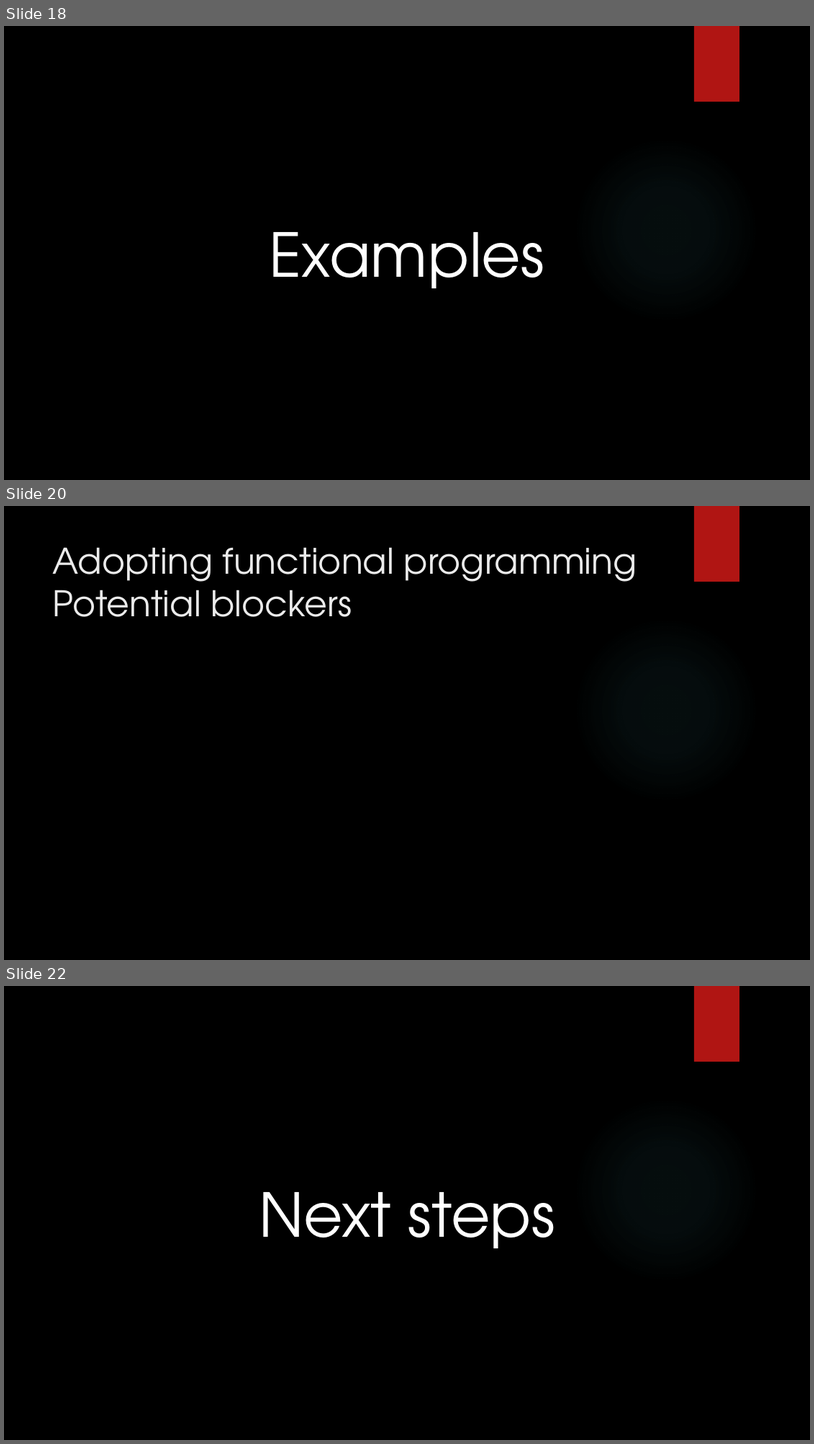
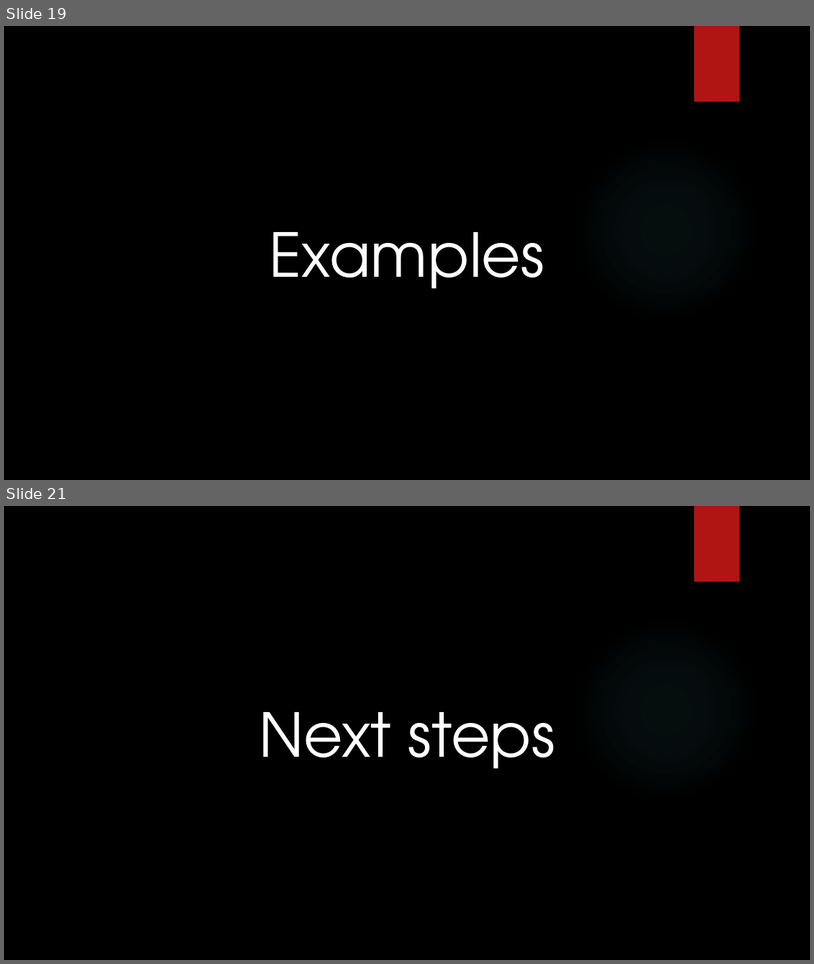
Before and after one commit to dennisdietrich/FpWithCSharp, a slide deck: doc/GetFuncY.pptx. Shown one above the other, each under a label of ours: slides 18, 20 and 22 before the commit, slides 19 and 21 after it; the slides between them are not shown. The pictures are 814x1444 and 814x964 pixels, drawn with LibreOffice and Linux fonts; fonts in the diff are those of the drawing; background and template pictures are left out. Boxes give left, top, right and bottom in pixels: in the first picture for what was removed or moved away, otherwise in the second. Text is boxed around its words. In the diff, an @@ line names an element or a change of style, - is before the commit and + after.

Commit message:
Removed section 'adopting FP' and added two sidebars instead

```diff
--- a/doc/GetFuncY.pptx
+++ b/doc/GetFuncY.pptx
@@ slide 20 removed at <box>4,506,810,960</box>, background picture (left out); not listed: 2 template elements that a slide beside it also shows @@
@@ title removed at <box>53,547,638,617</box> @@
-Adopting functional programming
-Potential blockers
@@ what was slide 18 is now slide 19 @@
@@ what was slide 22 is now slide 21 @@
```
Also in this commit, not shown: 1 slide changed, 2 slides added, 2 other slides removed.
